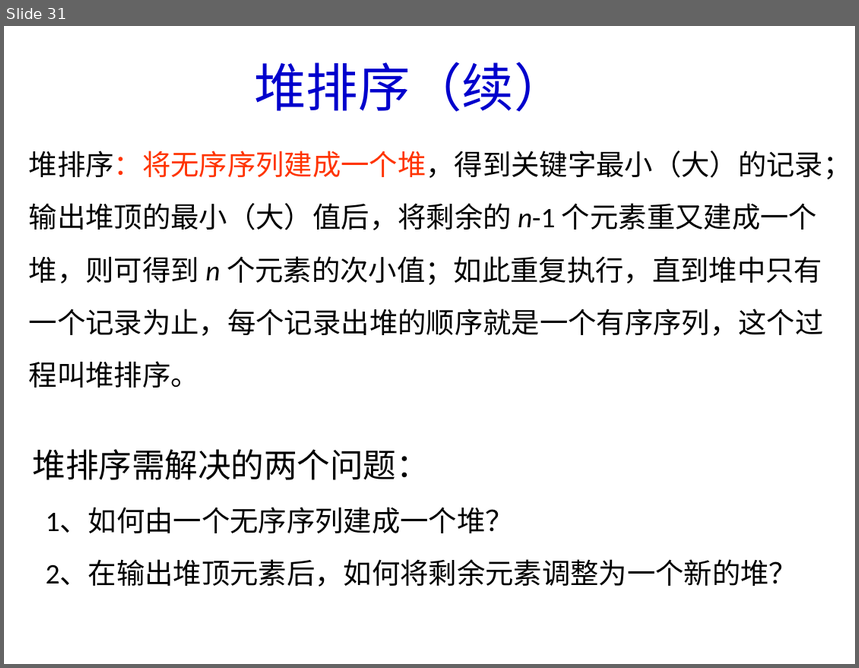
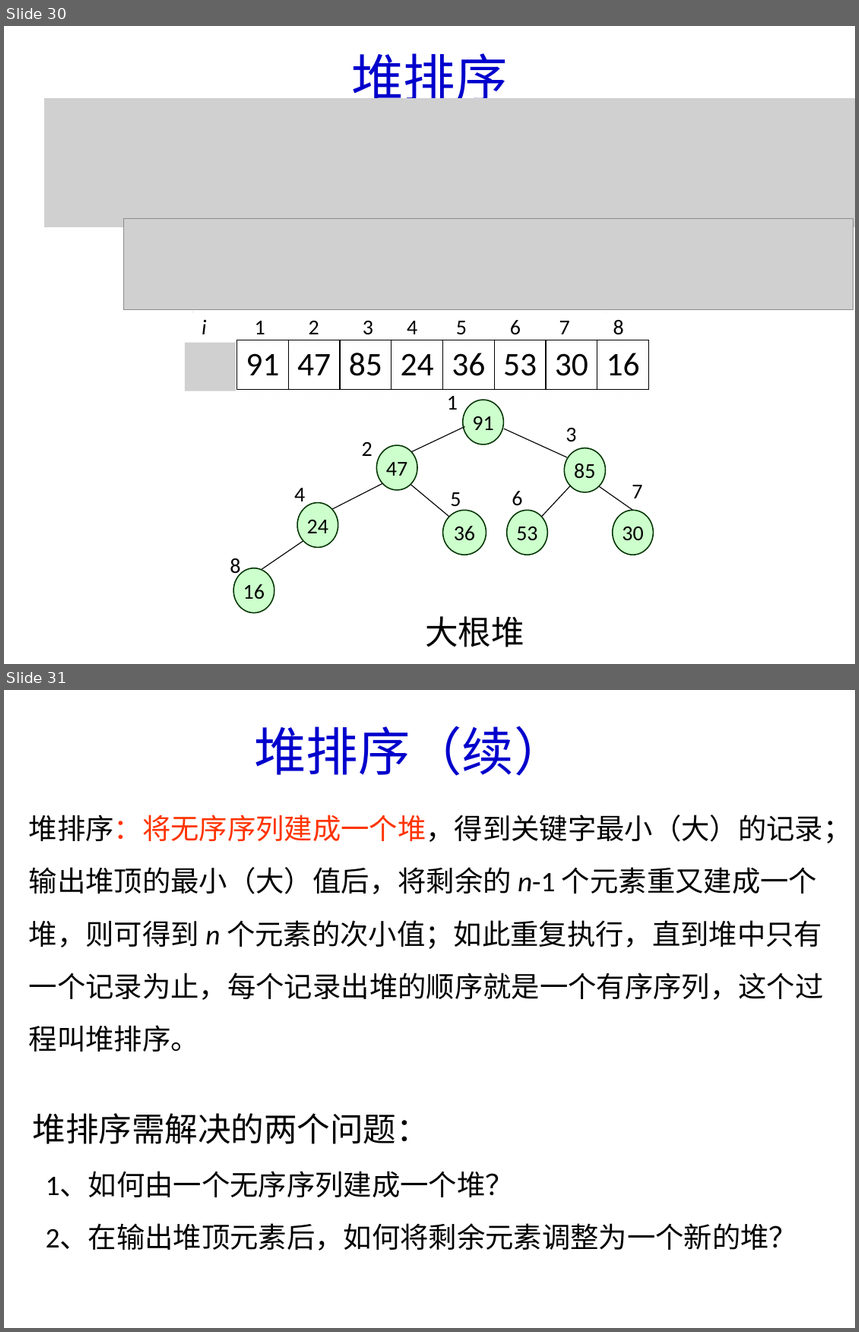
Before and after one commit to Gempittance/Data_Structur_Build, a slide deck: 数据结构PPT/ds10.pptx. Shown one above the other, each under a label of ours: slide 31 before the commit, slides 30 and 31 after it. The pictures are 859x668 and 859x1332 pixels, drawn with LibreOffice and Linux fonts; fonts in the diff are those of the drawing; grey boxes stand for pictures. Boxes give left, top, right and bottom in pixels: in the first picture for what was removed or moved away, otherwise in the second. Text is boxed around its words. In the diff, an @@ line names an element or a change of style, - is before the commit and + after.

```diff
--- a/数据结构PPT/ds10.pptx
+++ b/数据结构PPT/ds10.pptx
@@ slide 30 added at bbox=[4, 26, 855, 664], background #FFFFFF @@
@@ title added at bbox=[351, 53, 507, 110], 44 pt, text #0000CC @@
+堆排序
@@ picture added at bbox=[44, 98, 855, 227] @@
@@ picture added at bbox=[123, 218, 853, 309] @@
@@ rectangle added at bbox=[94, 313, 746, 664], fill #FFFFFF @@
@@ text added at bbox=[189, 309, 624, 335], 18 pt, text #000000 @@
+i 1 2 3 4 5 6 7 8
@@ text added at bbox=[202, 309, 611, 335], 18 pt, text #000000 @@
+i 1 2 3 4 5 6 7 8
@@ picture added at bbox=[186, 343, 237, 391] @@
@@ table added at bbox=[237, 340, 645, 389], 1 rows, 8 columns @@
+91 | 47 | 85 | 24 | 36 | 53 | 30 | 16
@@ group added at bbox=[230, 396, 654, 648]: 9 texts, 8 ellipses, 7 lines @@
+30
+85
+53
+36
+47
+91
+24
+16
+大根堆
+4
+2
+3
+6
+5
+1
+7
+8
```
Also in this commit, not shown: 2 other slides added, 2 slides removed.
